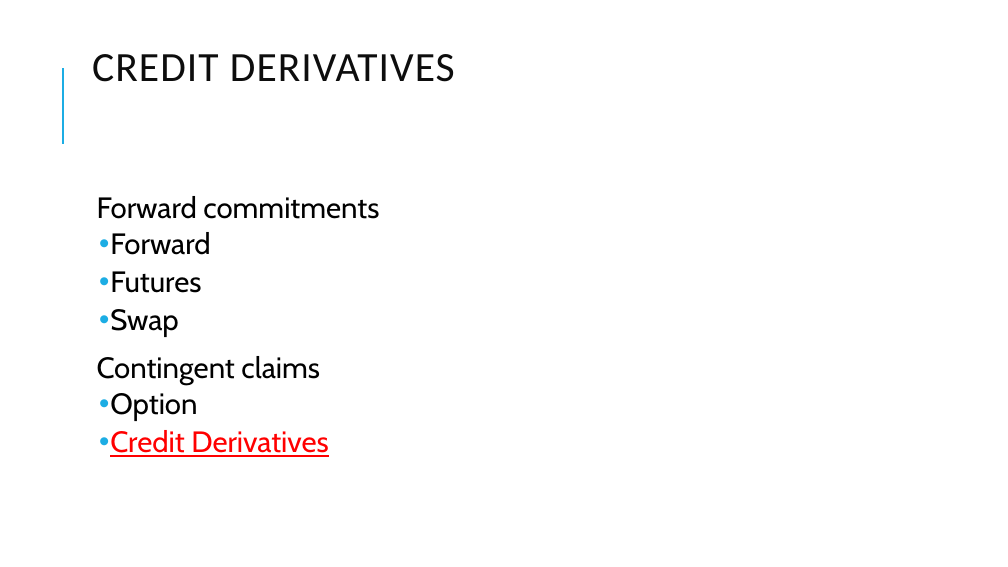
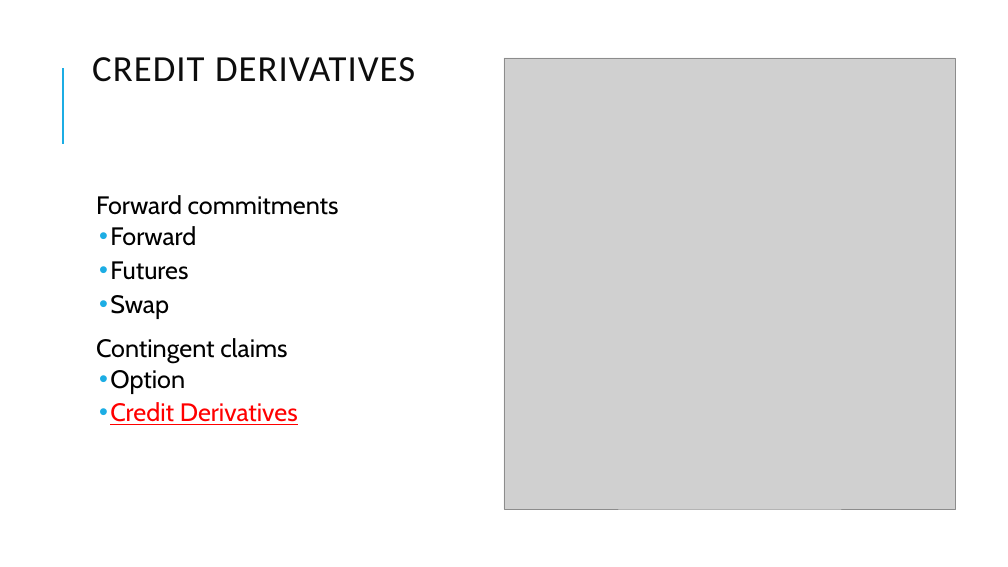
Before and after one commit to Isco0530/data, a slide deck: slide 45 of Derivatives.pptx. Drawn at 1008x567 pixels with LibreOffice and Linux fonts; fonts in the diff are those of the drawing; grey boxes stand for pictures. Boxes give left, top, right and bottom in pixels: in the first picture for what was removed or moved away, otherwise in the second. Text is boxed around its words. In the diff, an @@ line names an element or a change of style, - is before the commit and + after.

```diff
--- a/Derivatives.pptx
+++ b/Derivatives.pptx
@@ title "CREDIT DERIVATIVES" at [92, 57, 415, 82]: size 39.6 to 35 pt @@
@@ picture added at [504, 58, 956, 510] @@
@@ text "Forward commitments" at [96, 195, 339, 425]: size 28 to 24 pt @@
```
Also in this commit, not shown: 12 other slides changed.
